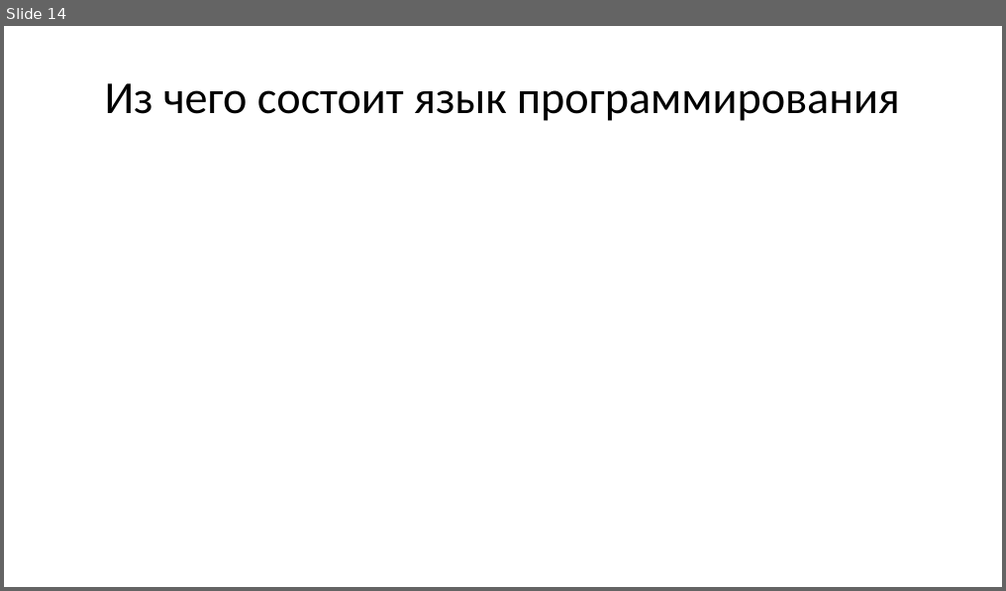
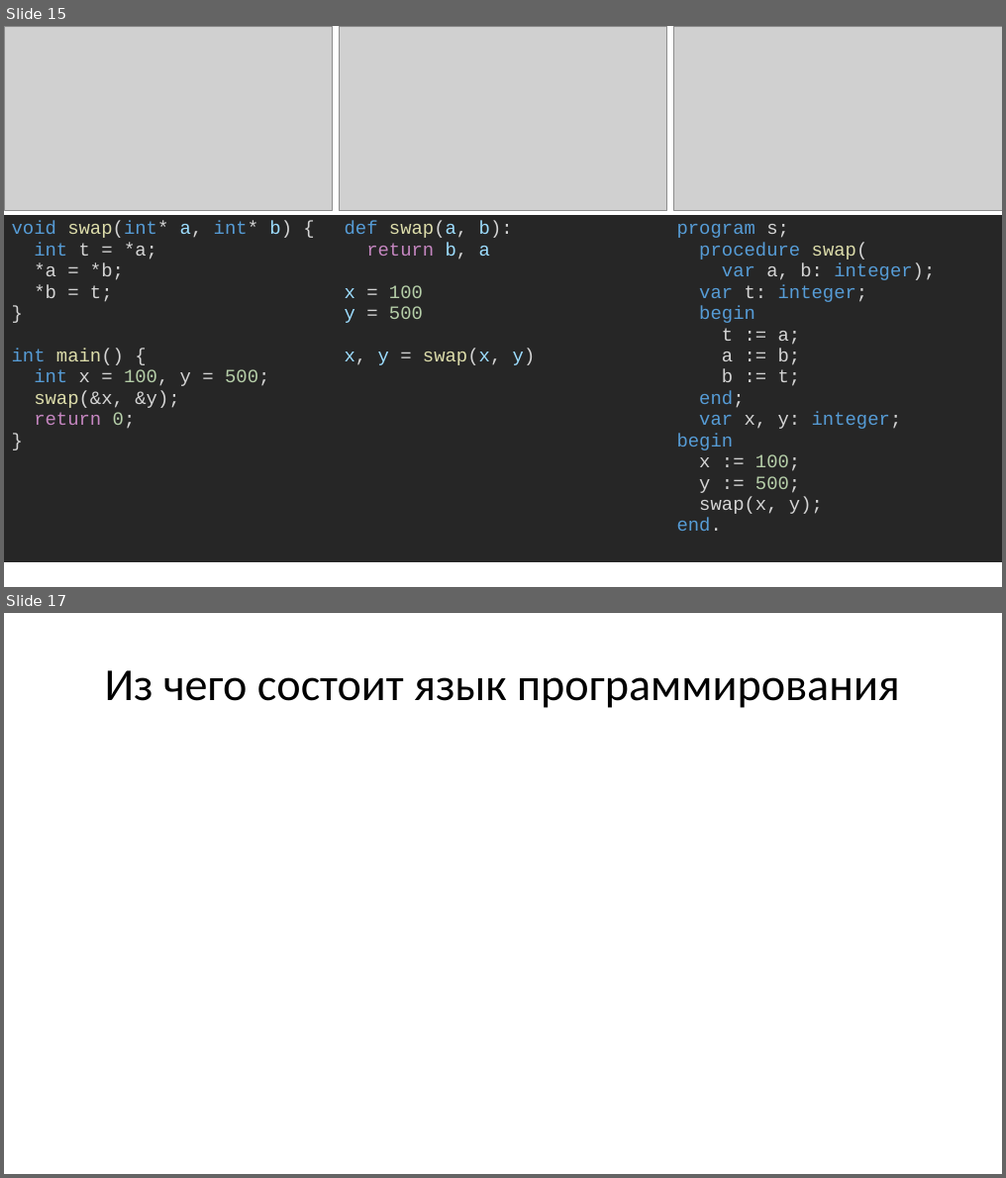
Before and after one commit to Evgueni-Petrov-aka-espetrov/Algorithms-and-Programming-in-C-pptx, a slide deck: 02.75 Лексика и концепции языка Си.pptx. Shown one above the other, each under a label of ours: slide 14 before the commit, slides 15 and 17 after it; the slides between them are not shown. The pictures are 1006x591 and 1006x1178 pixels, drawn with LibreOffice and Linux fonts; fonts in the diff are those of the drawing; grey boxes stand for pictures. Boxes give left, top, right and bottom in pixels: in the first picture for what was removed or moved away, otherwise in the second. Text is boxed around its words. In the diff, an @@ line names an element or a change of style, - is before the commit and + after.

```diff
--- a/02.75 Лексика и концепции языка Си.pptx
+++ b/02.75 Лексика и концепции языка Си.pptx
@@ slide 15 added at [4, 26, 1002, 587], background #FFFFFF @@
@@ picture added at [4, 26, 333, 211] @@
@@ picture added at [339, 26, 667, 211] @@
@@ picture added at [674, 26, 1002, 211] @@
@@ table added at [4, 215, 1001, 582], 1 rows, 3 columns @@
+void swap(int* a, int* b) { / int t = *a; / *a = *b; / *b = t; / } / int main() { / int x = 100, y = 500; / swap(&x, &y); / return 0; / } | def swap(a, b): / return b, a / x = 100 / y = 500 / x, y = swap(x, y) | program s; / procedure swap( / var a, b: integer); / var t: integer; / begin / t := a; / a := b; / b := t; / end; / var x, y: integer; / begin / x := 100; / y := 500; / swap(x, y); / end.
@@ what was slide 14 is now slide 17 @@
```
Also in this commit, not shown: 2 other slides added.
